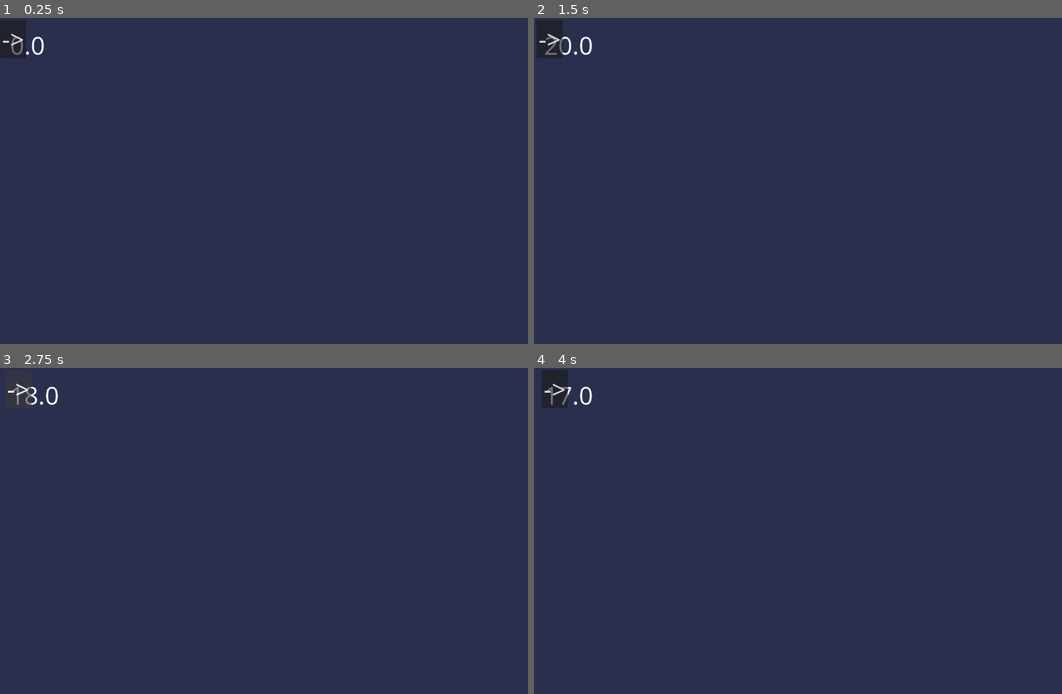
Above: before the commit, frames 1-4 (two rows, left to right).
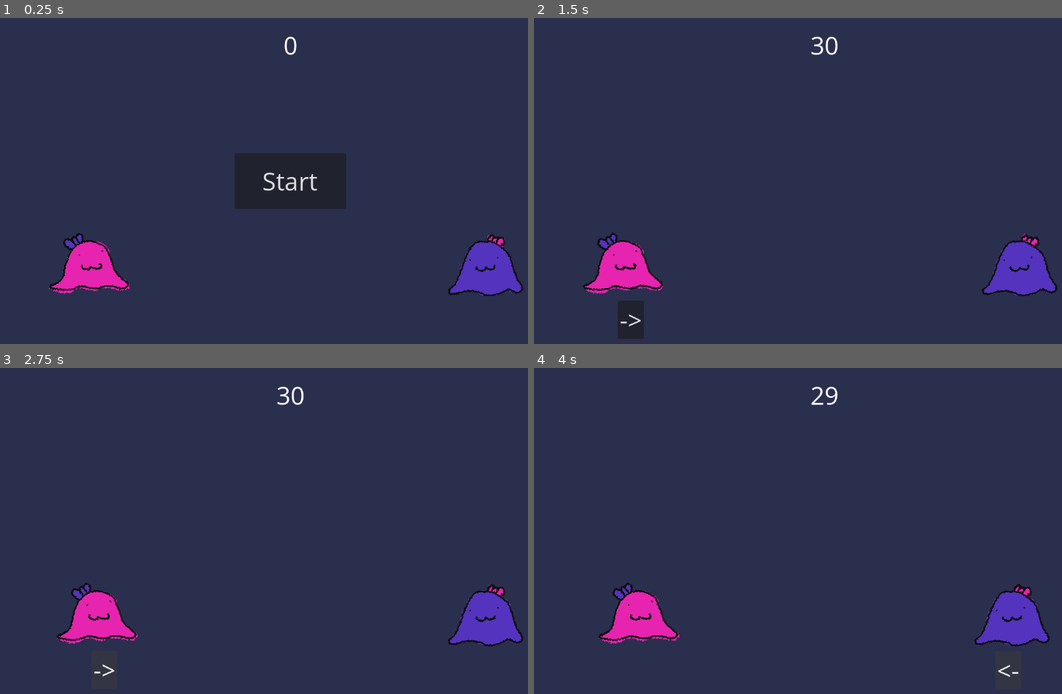
Above: after the commit, the same moments.

Repository: AudaciousGabe/twenty-four-games-twenty-four-hours
Game: Godot game, scene res://games/2_slimes/two_slimes.tscn
Two runs of this game, one before a commit and one after it. Both use one fixed random seed, a clock stepped at 60 frames per second and the inputs below.
Inputs (mouse positions are in pixels of both pictures, inside the frame that each line leads up to):
- Up to frame 1 (0.25 s): no input
- Up to frame 2 (1.5 s): click (544, 37) at 0.5 s, where only the run before the commit has a clickable "->"; click (824, 181) at 1.25 s, where only the run after the commit has a clickable "Start"
- Up to frame 3 (2.75 s): click "->" at 2 s
- Up to frame 4 (4 s): click "->" at 2.75 s; click (1014, 671) at 3.5 s, where only the run after the commit has a clickable "<-"

The runs differ from the first frame. In frame 1, 7.5% of the frame differs, in the area x 0-100%, y 0-86%; in frame 2, 4.6%; in frame 3, 3.6%; in frame 4, 4.0%.

Commit message:
Slime Almost done

Diff:
--- a/games/2_slimes/two_slimes.gd
+++ b/games/2_slimes/two_slimes.gd
@@ -1,12 +1,17 @@
 extends Control
 
 
-@export var time_to_win: float = 21.0
-@export var move_distance: float = 5.0
+@export var time_to_win: float = 31.0
+@export var move_distance: float = 15.0
 
 @export var left_slime_margin_container: MarginContainer
+@export var right_slime_margin_container: MarginContainer
 @export var timer: Timer
 @export var timer_label: Label
+@export var left_slime_button: Button
+@export var right_slime_button: Button
+@export var blanket_control: Control
+@export var start_button: Button
 
 
 var original_left_slime_position: Vector2
@@ -21,27 +26,74 @@
 
 
 func _process(_delta: float) -> void:
-	timer_label.text = str(floor(timer.time_left))
+	timer_label.text = str(int(floor(timer.time_left)))
 
 
 func move_left_slime() -> void:
 	left_slime_margin_container.position.x += move_distance
 
 
+func move_right_slime() -> void:
+	right_slime_margin_container.position.x -= move_distance
+
+
 func start() -> void:
 	timer.start(time_to_win)
+	show_random_button()
+	start_button.hide()
 
 
 func win() -> void:
-	pass
+	timer.stop()
+	timer_label.hide()
+	print("You Win!")
+
+
+func lose() -> void:
+	start_button.show()
+	left_slime_button.hide()
+	right_slime_button.hide()
+
+
+func show_random_button() -> void:
+	var coin_flip: int = randi_range(0, 1)
+
+	if coin_flip == 0:
+		left_slime_button.show()
+		right_slime_button.hide()
+	else:
+		left_slime_button.hide()
+		right_slime_button.show()
 
 
 func _on_area_2d_area_entered(_area: Area2D) -> void:
 	win()
+	left_slime_button.hide()
+	right_slime_button.hide()
+	blanket_control.show()
 
 
 func _on_left_slime_button_pressed() -> void:
 	if not game_started:
 		start()
 		game_started = true
+
 	move_left_slime()
+	show_random_button()
+
+
+func _on_right_slime_button_pressed() -> void:
+	if not game_started:
+		start()
+		game_started = true
+
+	move_right_slime()
+	show_random_button()
+
+
+func _on_timer_timeout() -> void:
+	lose()
+
+
+func _on_start_button_pressed() -> void:
+	start()
--- a/games/2_slimes/two_slimes.tscn
+++ b/games/2_slimes/two_slimes.tscn
@@ -3,10 +3,46 @@
 [ext_resource type="Theme" uid="uid://d3vsato5b0xuq" path="res://themes/theme.tres" id="1_2k4f1"]
 [ext_resource type="Script" uid="uid://q2rljgedjtls" path="res://games/2_slimes/two_slimes.gd" id="2_t6ghc"]
 [ext_resource type="PackedScene" uid="uid://b3brncikbm1pr" path="res://scenes/palette_sprite_2d.tscn" id="2_uv2f5"]
+[ext_resource type="Texture2D" uid="uid://u60b74b6v8nw" path="res://games/2_slimes/assets/slimie-export1.png" id="3_6tbeh"]
+[ext_resource type="Texture2D" uid="uid://d3lx5mxp1jjsk" path="res://games/2_slimes/assets/slimie-export2.png" id="4_675fl"]
+[ext_resource type="Texture2D" uid="uid://bgtn3q5vadtxw" path="res://games/2_slimes/assets/slimie-export3.png" id="5_uxlmg"]
+[ext_resource type="Texture2D" uid="uid://sywmfb1un1fc" path="res://games/2_slimes/assets/blanket-export1.png" id="6_d4s3q"]
+[ext_resource type="Texture2D" uid="uid://5q07dqt4qrfx" path="res://games/2_slimes/assets/slimey-export1.png" id="6_sfoc3"]
+[ext_resource type="Texture2D" uid="uid://6vy2jsrwl1q3" path="res://games/2_slimes/assets/slimey-export2.png" id="7_d4s3q"]
+[ext_resource type="Texture2D" uid="uid://d37xaxnli47f2" path="res://games/2_slimes/assets/blanket-export2.png" id="7_rs7ct"]
+[ext_resource type="Texture2D" uid="uid://ch4h2t4o5tgoj" path="res://games/2_slimes/assets/blanket-export3.png" id="8_gudgh"]
+[ext_resource type="Texture2D" uid="uid://bomo0njy4ts36" path="res://games/2_slimes/assets/slimey-export3.png" id="8_rs7ct"]
+
+[sub_resource type="AnimatedTexture" id="AnimatedTexture_xnlg7"]
+frames = 3
+speed_scale = 3.0
+frame_0/texture = ExtResource("6_sfoc3")
+frame_1/texture = ExtResource("7_d4s3q")
+frame_1/duration = 1.0
+frame_2/texture = ExtResource("8_rs7ct")
+frame_2/duration = 1.0
 
 [sub_resource type="RectangleShape2D" id="RectangleShape2D_fio12"]
+size = Vector2(40, 40)
 
-[node name="TwoSlimes" type="Control" unique_id=1937447497 node_paths=PackedStringArray("left_slime_margin_container", "timer", "timer_label")]
+[sub_resource type="AnimatedTexture" id="AnimatedTexture_gudgh"]
+frames = 3
+speed_scale = 3.0
+frame_0/texture = ExtResource("3_6tbeh")
+frame_1/texture = ExtResource("4_675fl")
+frame_1/duration = 1.0
+frame_2/texture = ExtResource("5_uxlmg")
+frame_2/duration = 1.0
+
+[sub_resource type="AnimatedTexture" id="AnimatedTexture_oqyri"]
+frames = 3
+frame_0/texture = ExtResource("6_d4s3q")
+frame_1/texture = ExtResource("7_rs7ct")
+frame_1/duration = 1.0
+frame_2/texture = ExtResource("8_gudgh")
+frame_2/duration = 1.0
+
+[node name="TwoSlimes" type="Control" unique_id=1937447497 node_paths=PackedStringArray("left_slime_margin_container", "right_slime_margin_container", "timer", "timer_label", "left_slime_button", "right_slime_button", "blanket_control", "start_button")]
 layout_mode = 3
 anchors_preset = 15
 anchor_right = 1.0
@@ -16,8 +52,13 @@
 theme = ExtResource("1_2k4f1")
 script = ExtResource("2_t6ghc")
 left_slime_margin_container = NodePath("LeftSlimeMarginContainer")
+right_slime_margin_container = NodePath("RightSlimeMarginContainer")
 timer = NodePath("Timer")
 timer_label = NodePath("MarginContainer/VBoxContainer/TimerLabel")
+left_slime_button = NodePath("LeftSlimeMarginContainer/VBoxContainer/LeftSlimeButton")
+right_slime_button = NodePath("RightSlimeMarginContainer/VBoxContainer/RightSlimeButton")
+blanket_control = NodePath("LeftSlimeMarginContainer/BlanketControl")
+start_button = NodePath("StartButton")
 
 [node name="BackgroundColorRect" type="ColorRect" parent="." unique_id=304724475]
 layout_mode = 1
@@ -45,30 +86,112 @@
 
 [node name="TimerLabel" type="Label" parent="MarginContainer/VBoxContainer" unique_id=1142181263]
 layout_mode = 2
+horizontal_alignment = 1
+
+[node name="RightSlimeMarginContainer" type="MarginContainer" parent="." unique_id=445823064]
+layout_mode = 0
+offset_left = 778.0
+offset_top = 378.0
+offset_right = 1133.0
+offset_bottom = 639.0
+mouse_filter = 2
+metadata/_edit_lock_ = true
+
+[node name="VBoxContainer" type="VBoxContainer" parent="RightSlimeMarginContainer" unique_id=1181722980]
+layout_mode = 2
+mouse_filter = 2
+theme_override_constants/separation = -76
+
+[node name="TextureRect" type="TextureRect" parent="RightSlimeMarginContainer/VBoxContainer" unique_id=1835248213]
+layout_mode = 2
+mouse_filter = 2
+texture = SubResource("AnimatedTexture_xnlg7")
+stretch_mode = 5
+
+[node name="RightSlimeButton" type="Button" parent="RightSlimeMarginContainer/VBoxContainer" unique_id=944753432]
+visible = false
+layout_mode = 2
+size_flags_horizontal = 4
+text = "<-"
+
+[node name="Area2D" type="Area2D" parent="RightSlimeMarginContainer" unique_id=1518410386]
+position = Vector2(165, 119)
+
+[node name="CollisionShape2D" type="CollisionShape2D" parent="RightSlimeMarginContainer/Area2D" unique_id=2072941536]
+position = Vector2(22, -3)
+shape = SubResource("RectangleShape2D_fio12")
 
 [node name="LeftSlimeMarginContainer" type="MarginContainer" parent="." unique_id=636382353]
 layout_mode = 0
-offset_right = 40.0
-offset_bottom = 40.0
+offset_left = 15.0
+offset_top = 377.0
+offset_right = 370.0
+offset_bottom = 638.0
+mouse_filter = 2
+metadata/_edit_lock_ = true
 
 [node name="VBoxContainer" type="VBoxContainer" parent="LeftSlimeMarginContainer" unique_id=710412702]
 layout_mode = 2
+mouse_filter = 2
+theme_override_constants/separation = -76
 
 [node name="TextureRect" type="TextureRect" parent="LeftSlimeMarginContainer/VBoxContainer" unique_id=850754942]
 layout_mode = 2
+mouse_filter = 2
+texture = SubResource("AnimatedTexture_gudgh")
+stretch_mode = 5
 
 [node name="LeftSlimeButton" type="Button" parent="LeftSlimeMarginContainer/VBoxContainer" unique_id=1256791760]
+visible = false
 layout_mode = 2
+size_flags_horizontal = 4
 text = "->"
 
 [node name="Area2D" type="Area2D" parent="LeftSlimeMarginContainer" unique_id=601540040]
+position = Vector2(165, 119)
 
 [node name="CollisionShape2D" type="CollisionShape2D" parent="LeftSlimeMarginContainer/Area2D" unique_id=998369754]
+position = Vector2(-2.5, -6)
 shape = SubResource("RectangleShape2D_fio12")
+
+[node name="BlanketControl" type="Control" parent="LeftSlimeMarginContainer" unique_id=1120852760]
+visible = false
+layout_mode = 2
+mouse_filter = 2
+
+[node name="TextureRect" type="TextureRect" parent="LeftSlimeMarginContainer/BlanketControl" unique_id=182971831]
+layout_mode = 0
+offset_left = 6.0
+offset_top = 17.0
+offset_right = 361.0
+offset_bottom = 278.0
+mouse_filter = 2
+texture = SubResource("AnimatedTexture_oqyri")
 
 [node name="PaletteSprite2D" parent="." unique_id=556498429 instance=ExtResource("2_uv2f5")]
 
 [node name="Timer" type="Timer" parent="." unique_id=472494602]
+one_shot = true
 
+[node name="StartButton" type="Button" parent="." unique_id=1517040699]
+custom_minimum_size = Vector2(221.125, 110.34)
+layout_mode = 1
+anchors_preset = 8
+anchor_left = 0.5
+anchor_top = 0.5
+anchor_right = 0.5
+anchor_bottom = 0.5
+offset_left = -58.5
+offset_top = -38.0
+offset_right = 58.5
+offset_bottom = 38.0
+grow_horizontal = 2
+grow_vertical = 2
+text = "Start"
+
+[connection signal="pressed" from="RightSlimeMarginContainer/VBoxContainer/RightSlimeButton" to="." method="_on_right_slime_button_pressed"]
+[connection signal="area_entered" from="RightSlimeMarginContainer/Area2D" to="." method="_on_area_2d_area_entered"]
 [connection signal="pressed" from="LeftSlimeMarginContainer/VBoxContainer/LeftSlimeButton" to="." method="_on_left_slime_button_pressed"]
 [connection signal="area_entered" from="LeftSlimeMarginContainer/Area2D" to="." method="_on_area_2d_area_entered"]
+[connection signal="timeout" from="Timer" to="." method="_on_timer_timeout"]
+[connection signal="pressed" from="StartButton" to="." method="_on_start_button_pressed"]
--- a/project.godot
+++ b/project.godot
@@ -18,6 +18,10 @@
 
 gdscript/warnings/untyped_declaration=2
 
+[display]
+
+window/size/always_on_top=true
+
 [physics]
 
 3d/physics_engine="Jolt Physics"
Not shown, added: games/2_slimes/assets/blanket-export1.png.import
Not shown, changed: games/2_slimes/assets/blanket-export2.png.import
Not shown, added: games/2_slimes/assets/blanket-export3.png.import
Not shown, added: games/2_slimes/assets/slimey-export1.png.import
Not shown, added: games/2_slimes/assets/slimey-export2.png.import
Not shown, changed: games/2_slimes/assets/slimey-export3.png.import
Not shown, added: games/2_slimes/assets/slimie-export1.png.import
Not shown, changed: games/2_slimes/assets/slimie-export2.png.import
Not shown, added: games/2_slimes/assets/slimie-export3.png.import
